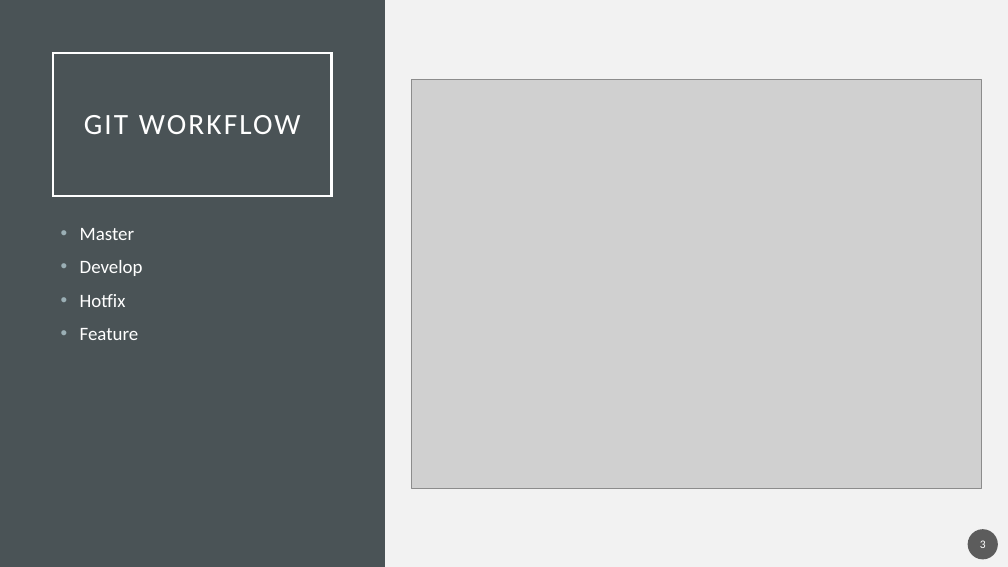
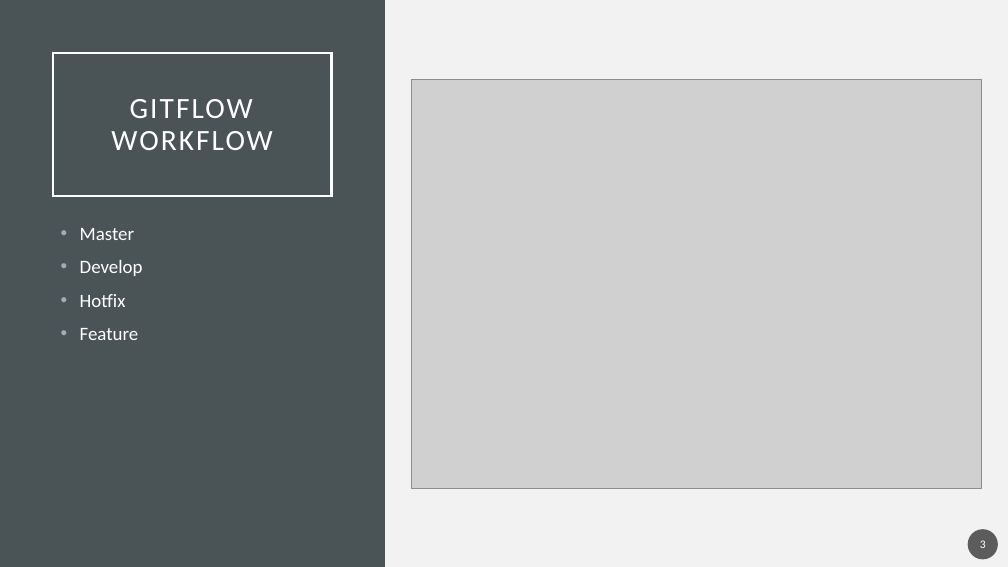
Before and after one commit to YehoonLee3/ChatBotCourse, a slide deck: slide 3 of 3-1 Git Workflow.pptx. Drawn at 1008x567 pixels with LibreOffice and Linux fonts; fonts in the diff are those of the drawing; grey boxes stand for pictures. Boxes give left, top, right and bottom in pixels: in the first picture for what was removed or moved away, otherwise in the second. Text is boxed around its words. In the diff, an @@ line names an element or a change of style, - is before the commit and + after.

```diff
--- a/3-1 Git Workflow.pptx
+++ b/3-1 Git Workflow.pptx
@@ title at (x1=111, y1=99, x2=272, y2=150): text changed @@
-GIT WORKFLOW
+GITFLOW WORKFLOW
```
Also in this commit, not shown: 1 other slide changed, 4 other files.
